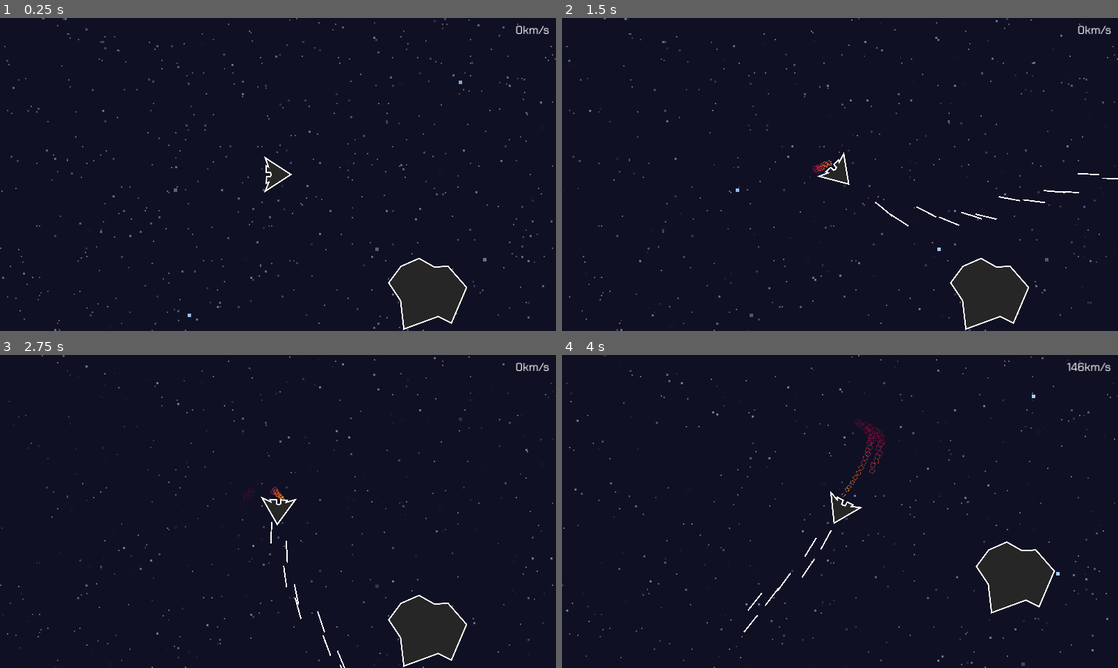
Above: before the commit, frames 1-4 (two rows, left to right).
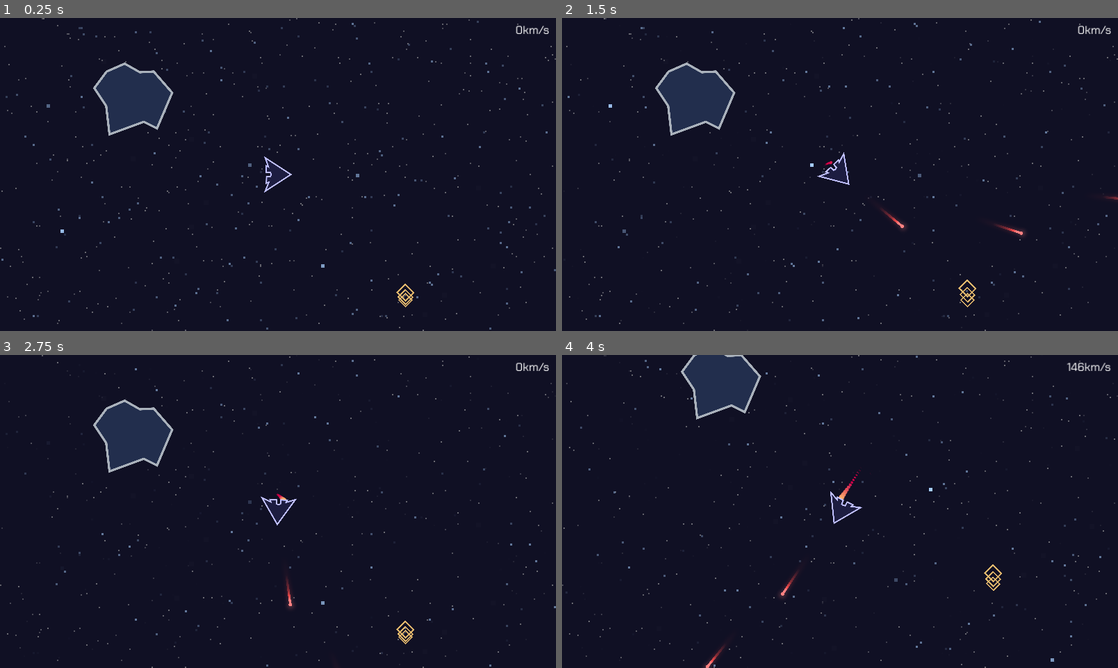
Above: after the commit, the same moments.

Repository: JoeZlonicky/asteroid-miner-prototype
Game: Godot game, scene res://game/game.tscn
Two runs of this game, one before a commit and one after it. Both use one fixed random seed, a clock stepped at 60 frames per second and the inputs below.
Inputs:
- Up to frame 1 (0.25 s): no input
- Up to frame 2 (1.5 s): hold D (turn_right) 0.53-1.28 s; hold Space (shoot) 0.53-1.28 s; hold S (slow_down) from 1.28 s (still down); tap Space (shoot) at 1.35 s
- Up to frame 3 (2.75 s): release S (slow_down) at 2.03 s; hold D (turn_right) from 2.03 s (still down); hold Space (shoot) from 2.03 s (still down)
- Up to frame 4 (4 s): release D (turn_right) at 2.78 s; release Space (shoot) at 2.78 s; hold W (move_forward) 2.78-3.53 s; tap Space (shoot) at 2.85 s; hold A (turn_left) from 3.53 s (still down); hold Space (shoot) from 3.53 s (still down)

The runs differ from the first frame. In frame 1, 3.6% of the frame differs, in the area x 0-100%, y 0-100%; in frame 2, 3.7%, in the area x 1-100%, y 0-100%; in frame 3, 3.4%; in frame 4, 3.6%.

Commit message:
Visual overhaul

Diff:
--- a/assets/images/asteroid.svg
+++ b/assets/images/asteroid.svg
@@ -2,9 +2,9 @@
 <!-- Created with Inkscape (http://www.inkscape.org/) -->
 
 <svg
-   width="174.3316mm"
-   height="158.56702mm"
-   viewBox="0 0 174.3316 158.56702"
+   width="176.72076mm"
+   height="161.05788mm"
+   viewBox="0 0 176.72076 161.05788"
    version="1.1"
    id="svg1"
    sodipodi:docname="asteroid.svg"
@@ -23,9 +23,9 @@
      inkscape:pagecheckerboard="0"
      inkscape:deskcolor="#d1d1d1"
      inkscape:document-units="mm"
-     inkscape:zoom="0.091423787"
-     inkscape:cx="-929.73616"
-     inkscape:cy="1460.2327"
+     inkscape:zoom="0.73139029"
+     inkscape:cx="250.20841"
+     inkscape:cy="126.47146"
      inkscape:window-width="1920"
      inkscape:window-height="1017"
      inkscape:window-x="1912"
@@ -38,9 +38,9 @@
      inkscape:label="Layer 1"
      inkscape:groupmode="layer"
      id="layer1"
-     transform="translate(5.3239993,-69.192157)">
+     transform="translate(6.5470486,-68.075419)">
     <path
-       style="fill:#262626;stroke:#ffffff;stroke-width:3;stroke-dasharray:none"
+       style="fill:#222e4d;fill-opacity:1;stroke:#aab2bc;stroke-width:5;stroke-dasharray:none;stroke-opacity:1"
        d="M -3.4894253,124.40686 23.425891,88.255984 63.073303,70.867264 96.354671,89.678504 126.742,88.231464 167.25845,134.53598 133.97707,212.67482 105.03676,198.20466 29.791939,225.69798 22.556867,163.4763 Z"
        id="path1"
        sodipodi:nodetypes="ccccccccccc" />
--- a/assets/images/laser.svg
+++ b/assets/images/laser.svg
@@ -2,15 +2,16 @@
 <!-- Created with Inkscape (http://www.inkscape.org/) -->
 
 <svg
-   width="48.000004mm"
-   height="3mm"
-   viewBox="0 0 48.000004 3"
+   width="69.00457mm"
+   height="10.219549mm"
+   viewBox="0 0 69.004571 10.219549"
    version="1.1"
    id="svg1"
    inkscape:version="1.3 (0e150ed6c4, 2023-07-21)"
    sodipodi:docname="laser.svg"
    xmlns:inkscape="http://www.inkscape.org/namespaces/inkscape"
    xmlns:sodipodi="http://sodipodi.sourceforge.net/DTD/sodipodi-0.dtd"
+   xmlns:xlink="http://www.w3.org/1999/xlink"
    xmlns="http://www.w3.org/2000/svg"
    xmlns:svg="http://www.w3.org/2000/svg">
   <sodipodi:namedview
@@ -23,9 +24,9 @@
      inkscape:pagecheckerboard="0"
      inkscape:deskcolor="#d1d1d1"
      inkscape:document-units="mm"
-     inkscape:zoom="0.51717104"
-     inkscape:cx="102.4806"
-     inkscape:cy="145.98652"
+     inkscape:zoom="2.9255612"
+     inkscape:cx="155.86753"
+     inkscape:cy="-33.668754"
      inkscape:window-width="1920"
      inkscape:window-height="1017"
      inkscape:window-x="1912"
@@ -33,16 +34,60 @@
      inkscape:window-maximized="1"
      inkscape:current-layer="layer1" />
   <defs
-     id="defs1" />
+     id="defs1">
+    <linearGradient
+       id="linearGradient3"
+       inkscape:collect="always">
+      <stop
+         style="stop-color:#f04646;stop-opacity:0;"
+         offset="0"
+         id="stop3" />
+      <stop
+         style="stop-color:#f04646;stop-opacity:0.42117116;"
+         offset="0.4924829"
+         id="stop6" />
+      <stop
+         style="stop-color:#f04646;stop-opacity:1;"
+         offset="0.70973158"
+         id="stop5" />
+      <stop
+         style="stop-color:#ff8181;stop-opacity:1;"
+         offset="0.80872482"
+         id="stop11" />
+      <stop
+         style="stop-color:#ff8181;stop-opacity:1;"
+         offset="1"
+         id="stop4" />
+    </linearGradient>
+    <linearGradient
+       inkscape:collect="always"
+       xlink:href="#linearGradient3"
+       id="linearGradient8"
+       x1="57.201103"
+       y1="118.72871"
+       x2="124.75866"
+       y2="118.90959"
+       gradientUnits="userSpaceOnUse"
+       gradientTransform="matrix(0.99071618,0,0,1,0.53104473,0)" />
+  </defs>
   <g
      inkscape:label="Layer 1"
      inkscape:groupmode="layer"
      id="layer1"
-     transform="translate(-77.368886,-117.24164)">
-    <path
-       style="fill:#191919;stroke:#ffffff;stroke-width:3;stroke-dasharray:none"
-       d="M 77.368886,118.74164 H 125.36889"
-       id="path1"
-       sodipodi:nodetypes="cc" />
+     transform="translate(-57.201103,-113.57371)">
+    <rect
+       style="fill:url(#linearGradient8);stroke:none;stroke-width:4.97673;stroke-dasharray:none;stroke-opacity:1"
+       id="rect6"
+       width="67.557549"
+       height="4.9741063"
+       x="57.201103"
+       y="116.19644" />
+    <ellipse
+       style="fill:#ff8181;fill-opacity:1;stroke:none;stroke-width:3.73834;stroke-dasharray:none;stroke-opacity:1"
+       id="path11"
+       cx="122.22636"
+       cy="118.68349"
+       rx="3.888855"
+       ry="3.7531972" />
   </g>
 </svg>
--- a/assets/images/player_ship.svg
+++ b/assets/images/player_ship.svg
@@ -45,7 +45,7 @@
      inkscape:label="Layer 1"
      transform="translate(-66.173667,-122.38729)">
     <path
-       style="fill:#262626;fill-opacity:1;stroke:#ffffff;stroke-width:3;stroke-dasharray:none;stroke-opacity:1"
+       style="fill:#1d1d41;fill-opacity:1;stroke:#c0c0ff;stroke-width:3;stroke-dasharray:none;stroke-opacity:1"
        d="m 70,181.47841 36.48976,-56.33208 36.48976,56.33208 -19.60385,-7.7768 2.10854,5.1951 -14.21646,-0.27 -0.76539,-8.69122 -4.01246,-1.27811 -4.39593,1.4417 -0.4411,8.96597 -14.089001,0.46649 2.123268,-4.94388 z"
        id="path1"
        sodipodi:nodetypes="ccccccccccccc" />
--- a/game/game.tscn
+++ b/game/game.tscn
@@ -89,11 +89,13 @@
 position = Vector2(2133, 1495)
 
 [node name="Player" parent="." instance=ExtResource("5_aldug")]
+position = Vector2(610, 403)
 
 [node name="RemoteTransform2D" type="RemoteTransform2D" parent="Player"]
 remote_path = NodePath("../../Camera2D")
 
 [node name="Camera2D" type="Camera2D" parent="."]
+position = Vector2(610, 403)
 
 [node name="HUD" type="CanvasLayer" parent="."]
 
--- a/icon.svg
+++ b/icon.svg
@@ -45,7 +45,7 @@
      inkscape:label="Layer 1"
      transform="translate(-66.173667,-122.38729)">
     <rect
-       style="fill:#191919;stroke:#ffffff;stroke-width:2.96771"
+       style="fill:#1d1d41;stroke:#c0c0ff;stroke-width:2.96771;fill-opacity:1;stroke-opacity:1"
        id="rect1"
        width="96.443604"
        height="96.980385"
@@ -53,7 +53,7 @@
        y="123.81817"
        transform="translate(-4.9999998e-7)" />
     <path
-       style="fill:#191919;fill-opacity:1;stroke:#ffffff;stroke-width:3;stroke-dasharray:none;stroke-opacity:1"
+       style="fill:#1d1d41;fill-opacity:1;stroke:#c0c0ff;stroke-width:3;stroke-dasharray:none;stroke-opacity:1"
        d="m 79.524733,200.23078 36.489767,-56.33208 36.48976,56.33208 -21.65024,-9.56739 -2.49584,5.7067 -4.2403,-0.0142 -2.81193,-8.43542 -5.29145,-2.3013 -4.90753,2.72069 -1.46425,8.45437 -4.62446,0.21068 -2.7369,-4.94388 z"
        id="path1"
        sodipodi:nodetypes="ccccccccccccc" />
--- a/player/equipment/blaster/blaster.gd
+++ b/player/equipment/blaster/blaster.gd
@@ -7,10 +7,7 @@
 
 @onready var cooldown_timer: Timer = $Cooldown
 @onready var points: Array = [
-	$Point1,
-	$Point2,
-	$Point3,
-	$Point4
+	$Point1
 ]
 
 func active_update(_delta: float) -> void:
--- a/player/equipment/blaster/blaster.tscn
+++ b/player/equipment/blaster/blaster.tscn
@@ -7,17 +7,8 @@
 script = ExtResource("2_2rlo4")
 
 [node name="Point1" type="Marker2D" parent="." index="0"]
-position = Vector2(23, -3)
+position = Vector2(23, 0)
 
-[node name="Point2" type="Marker2D" parent="." index="1"]
-position = Vector2(23, 3)
-
-[node name="Point3" type="Marker2D" parent="." index="2"]
-position = Vector2(12, -14)
-
-[node name="Point4" type="Marker2D" parent="." index="3"]
-position = Vector2(12, 12)
-
-[node name="Cooldown" type="Timer" parent="." index="4"]
-wait_time = 0.05
+[node name="Cooldown" type="Timer" parent="." index="1"]
+wait_time = 0.25
 one_shot = true
--- a/player/equipment/laser/laser.tscn
+++ /dev/null
@@ -1,29 +0,0 @@
-[gd_scene load_steps=2 format=3 uid="uid://dnbdh6jy7k1v2"]
-
-[ext_resource type="PackedScene" uid="uid://36fb4ausy3u8" path="res://player/equipment/equipment.tscn" id="1_28j7r"]
-
-[node name="Laser" instance=ExtResource("1_28j7r")]
-
-[node name="RayCast2D" type="RayCast2D" parent="." index="0"]
-rotation = -1.57079
-
-[node name="ColorRect" type="ColorRect" parent="." index="1"]
-offset_left = -1.0
-offset_top = -16.0
-offset_right = 3.0
-offset_bottom = 160.0
-rotation = -1.46394
-
-[node name="ColorRect2" type="ColorRect" parent="." index="2"]
-offset_left = -1.0
-offset_top = 19.0
-offset_right = 3.0
-offset_bottom = 195.0
-rotation = -1.66349
-
-[node name="ColorRect3" type="ColorRect" parent="." index="3"]
-offset_left = 167.0
-offset_top = 7.0
-offset_right = 180.0
-offset_bottom = 20.0
-rotation = -1.66349
--- a/player/equipment/thrusters/trail.tscn
+++ b/player/equipment/thrusters/trail.tscn
@@ -1,16 +1,16 @@
 [gd_scene load_steps=7 format=3 uid="uid://dy3hoscn5tnmm"]
 
-[ext_resource type="Texture2D" uid="uid://clrym8axr6q23" path="res://assets/images/box.svg" id="1_xn4yq"]
+[ext_resource type="Texture2D" uid="uid://oqo5ythjpflf" path="res://assets/images/circle_with_glow.png" id="1_mvkhx"]
 
 [sub_resource type="Gradient" id="Gradient_vcqdl"]
 offsets = PackedFloat32Array(0, 0.478395, 1)
-colors = PackedColorArray(1, 0.636866, 0.0738726, 1, 0.792177, 0, 0.290383, 0.506173, 0.952941, 0, 0.243137, 0)
+colors = PackedColorArray(1, 0.715, 0.43, 1, 0.792177, 0, 0.290383, 0.506173, 0.952941, 0, 0.243137, 0)
 
 [sub_resource type="GradientTexture1D" id="GradientTexture1D_w5tbn"]
 gradient = SubResource("Gradient_vcqdl")
 
 [sub_resource type="Curve" id="Curve_i5obm"]
-_data = [Vector2(0, 0.536842), 6.54141, 1.91633, 0, 0, Vector2(1, 0.957895), -0.0821283, 0.0, 0, 0]
+_data = [Vector2(0, 1), 6.54141, -1.63411, 0, 0, Vector2(1, 0.0208575), -0.403153, 0.0, 0, 0]
 point_count = 2
 
 [sub_resource type="CurveTexture" id="CurveTexture_n4722"]
@@ -18,23 +18,21 @@
 
 [sub_resource type="ParticleProcessMaterial" id="ParticleProcessMaterial_47pxo"]
 particle_flag_disable_z = true
+angle_max = 720.0
 direction = Vector3(-1, 0, 0)
 spread = 10.0
-gravity = Vector3(0, 0, 0)
 initial_velocity_min = 30.0
 initial_velocity_max = 30.0
-orbit_velocity_min = 0.0
-orbit_velocity_max = 0.0
-angle_max = 720.0
-scale_min = 0.1
-scale_max = 0.1
+gravity = Vector3(0, 0, 0)
+scale_min = 0.15
+scale_max = 0.15
 scale_curve = SubResource("CurveTexture_n4722")
 color_ramp = SubResource("GradientTexture1D_w5tbn")
 
 [node name="Trail" type="GPUParticles2D"]
 show_behind_parent = true
 position = Vector2(-14, 0)
-amount = 32
+amount = 256
 process_material = SubResource("ParticleProcessMaterial_47pxo")
-texture = ExtResource("1_xn4yq")
-lifetime = 2.0
+texture = ExtResource("1_mvkhx")
+lifetime = 0.5
--- a/player/player.tscn
+++ b/player/player.tscn
@@ -1,9 +1,8 @@
-[gd_scene load_steps=7 format=3 uid="uid://bvsf1cud8uuvo"]
+[gd_scene load_steps=6 format=3 uid="uid://bvsf1cud8uuvo"]
 
 [ext_resource type="Script" path="res://player/player.gd" id="1_dvebg"]
 [ext_resource type="Texture2D" uid="uid://bsivagbf4f1jm" path="res://assets/images/player_ship.svg" id="2_p65gm"]
 [ext_resource type="PackedScene" uid="uid://clydoun60iql" path="res://player/equipment/blaster/blaster.tscn" id="3_45gt5"]
-[ext_resource type="PackedScene" uid="uid://dnbdh6jy7k1v2" path="res://player/equipment/laser/laser.tscn" id="4_3lho6"]
 [ext_resource type="PackedScene" uid="uid://c5xxfcf4yrqqj" path="res://player/equipment/thrusters/thrusters.tscn" id="4_b6qkp"]
 
 [sub_resource type="CircleShape2D" id="CircleShape2D_2wm4o"]
@@ -22,9 +21,6 @@
 [node name="Thrusters" parent="." instance=ExtResource("4_b6qkp")]
 position = Vector2(-6, 0)
 
-[node name="Laser" parent="." instance=ExtResource("4_3lho6")]
-visible = false
-
 [node name="Sprite2D" type="Sprite2D" parent="."]
 rotation = 1.5708
 scale = Vector2(0.25, 0.25)
--- a/project.godot
+++ b/project.godot
@@ -12,7 +12,7 @@
 
 config/name="Asteroid Miner"
 run/main_scene="res://game/game.tscn"
-config/features=PackedStringArray("4.1", "Mobile")
+config/features=PackedStringArray("4.2", "Mobile")
 config/icon="res://icon.svg"
 
 [display]
--- a/projectiles/projectile.gd
+++ b/projectiles/projectile.gd
@@ -1,7 +1,7 @@
 extends Area2D
 
 
-const SPEED: float = 600.0
+const SPEED: float = 800.0
 
 var velocity: Vector2
 
--- a/projectiles/projectile.tscn
+++ b/projectiles/projectile.tscn
@@ -1,22 +1,29 @@
-[gd_scene load_steps=4 format=3 uid="uid://drufal4f2uggw"]
+[gd_scene load_steps=5 format=3 uid="uid://drufal4f2uggw"]
 
 [ext_resource type="Script" path="res://projectiles/projectile.gd" id="1_q7kbu"]
 [ext_resource type="Texture2D" uid="uid://cbjvxn16yhehg" path="res://assets/images/laser.svg" id="2_i4l73"]
+[ext_resource type="Texture2D" uid="uid://bpl0ul6oo7q11" path="res://assets/images/laser_glow.png" id="3_v7r88"]
 
 [sub_resource type="RectangleShape2D" id="RectangleShape2D_7obrq"]
-size = Vector2(45, 3)
+size = Vector2(7, 7)
 
 [node name="Projectile" type="Area2D"]
 position = Vector2(203, -33)
 script = ExtResource("1_q7kbu")
 
-[node name="Sprite2D" type="Sprite2D" parent="."]
+[node name="Sprite" type="Sprite2D" parent="."]
 position = Vector2(22.625, 0.375)
 scale = Vector2(0.25, 0.25)
 texture = ExtResource("2_i4l73")
 
-[node name="CollisionShape2D" type="CollisionShape2D" parent="."]
-position = Vector2(22.125, -0.125)
+[node name="Glow" type="Sprite2D" parent="."]
+modulate = Color(1, 1, 1, 0.243137)
+position = Vector2(5, 0)
+scale = Vector2(0.410853, 0.425)
+texture = ExtResource("3_v7r88")
+
+[node name="CollisionShape" type="CollisionShape2D" parent="."]
+position = Vector2(51.5, 0.5)
 shape = SubResource("RectangleShape2D_7obrq")
 
 [node name="Lifespan" type="Timer" parent="."]
Binary file added: assets/images/circle_with_glow.png
Not shown, added: assets/images/circle_with_glow.png.import
Binary file added: assets/images/laser_glow.png
Not shown, added: assets/images/laser_glow.png.import
Not shown: 1 places in lost_transmission/lost_transmission.tscn that only renumber resources
Not shown, added: assets/images/circle_with_glow.png~
Not shown, added: assets/images/laser_glow.png~
